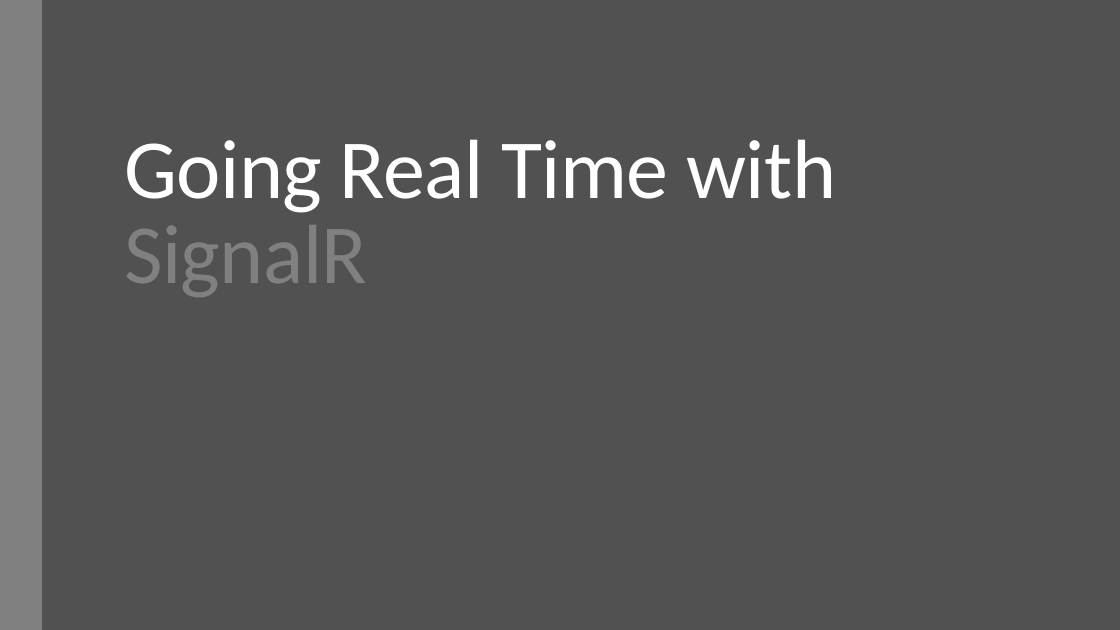
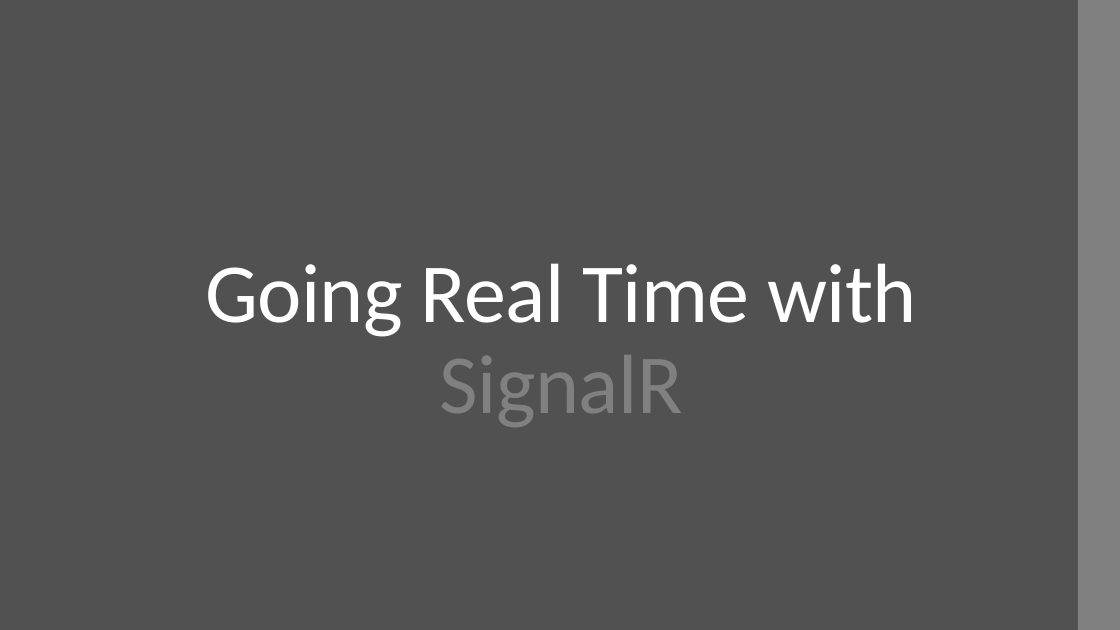
Before and after one commit to derikwhittaker/Demo.SignalR, a slide deck: slide 1 of RoanokeNug/DerikWhittaker_SignalR.pptx. Drawn at 1120x630 pixels with LibreOffice and Linux fonts; fonts in the diff are those of the drawing. Boxes give left, top, right and bottom in pixels: in the first picture for what was removed or moved away, otherwise in the second. Text is boxed around its words. In the diff, an @@ line names an element or a change of style, - is before the commit and + after.

```diff
--- a/RoanokeNug/DerikWhittaker_SignalR.pptx
+++ b/RoanokeNug/DerikWhittaker_SignalR.pptx
@@ rectangle: place and size @@
-rectangle at (0, 0, 42, 630)
+rectangle at (1078, 0, 1120, 630)
@@ title "Going Real Time with SignalR": place and size @@
-title "Going Real Time with SignalR" at (124, 139, 837, 297)
+title "Going Real Time with SignalR" at (205, 263, 917, 427)
@@ title "Going Real Time with SignalR" at (205, 263, 917, 427): alignment left to centre; line spacing 0.85 to 0.9 @@
```
Also in this commit, not shown: 6 other slides changed, 20 slides added, 4 slides removed, 6 other files.
